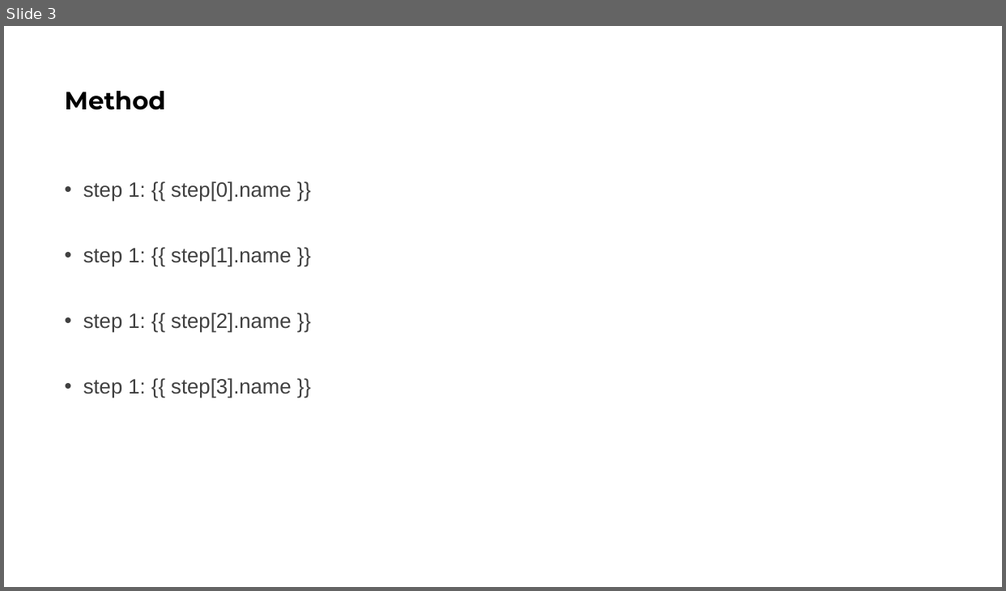
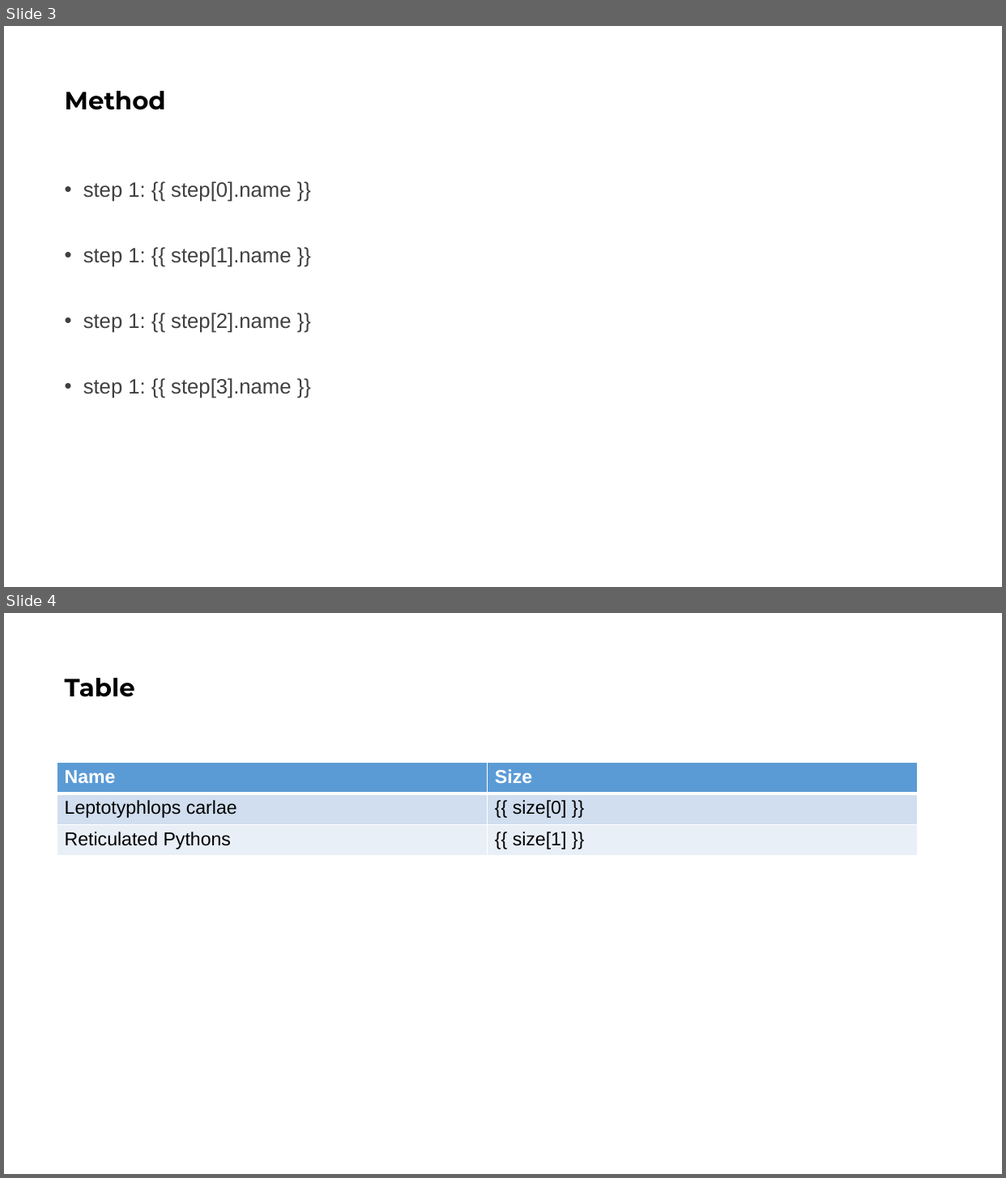
Before and after one commit to Thykof/template-pptx-jinja, a slide deck: example/template.pptx. Shown one above the other, each under a label of ours: slide 3 before the commit, slides 3 and 4 after it. The pictures are 1006x591 and 1006x1178 pixels, drawn with LibreOffice and Linux fonts; fonts in the diff are those of the drawing. Boxes give left, top, right and bottom in pixels: in the first picture for what was removed or moved away, otherwise in the second. Text is boxed around its words. In the diff, an @@ line names an element or a change of style, - is before the commit and + after.

Commit message:
fix #1: suport table cell

```diff
--- a/example/template.pptx
+++ b/example/template.pptx
@@ slide 4 added at [4, 613, 1002, 1174], background #FFFFFF @@
@@ title added at [65, 678, 135, 697], 24 pt, text #000000, bold @@
+Table
@@ table added at [57, 763, 918, 856], 3 rows, 2 columns @@
+Name | Size
+Leptotyphlops carlae | {{ size[0] }}
+Reticulated Pythons | {{ size[1] }}
```
Also in this commit, not shown: 3 other files.
